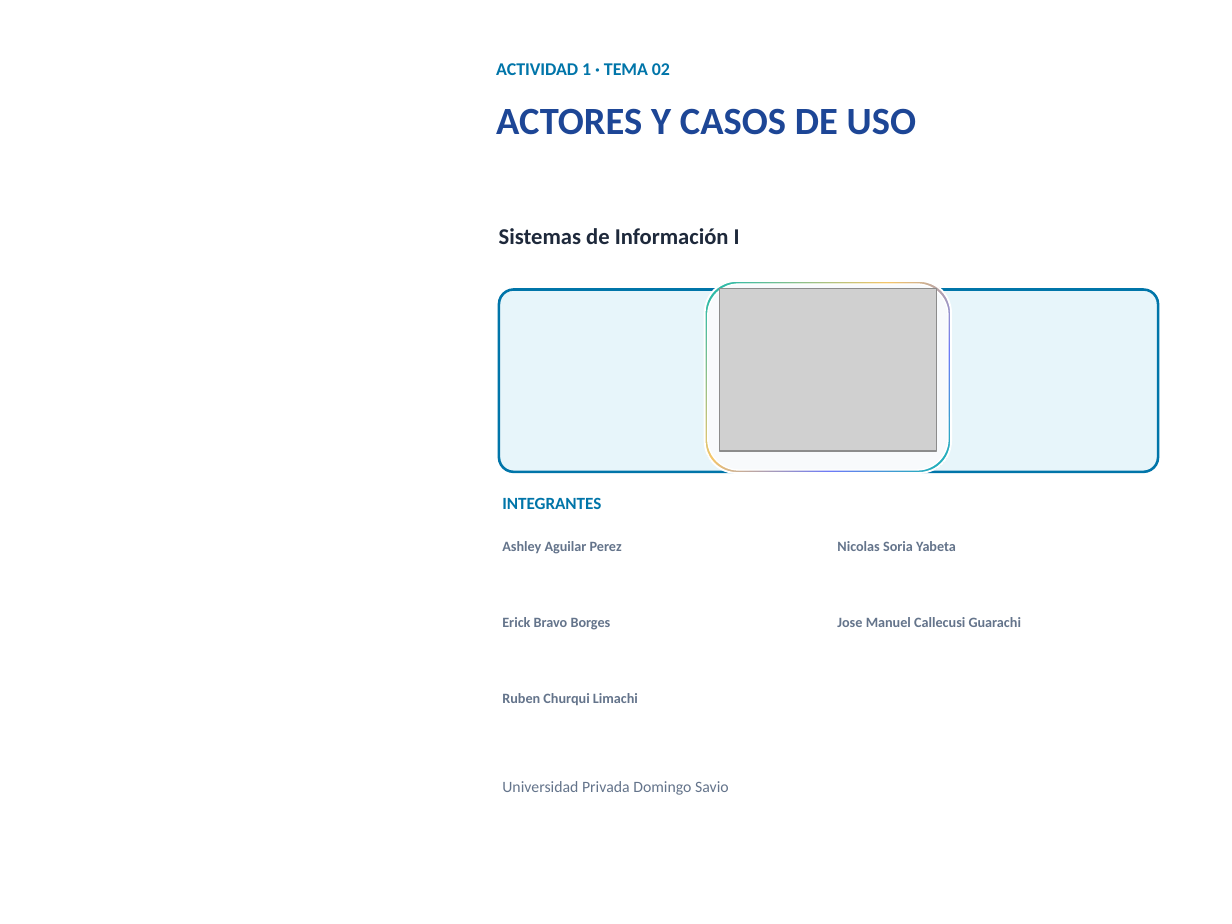
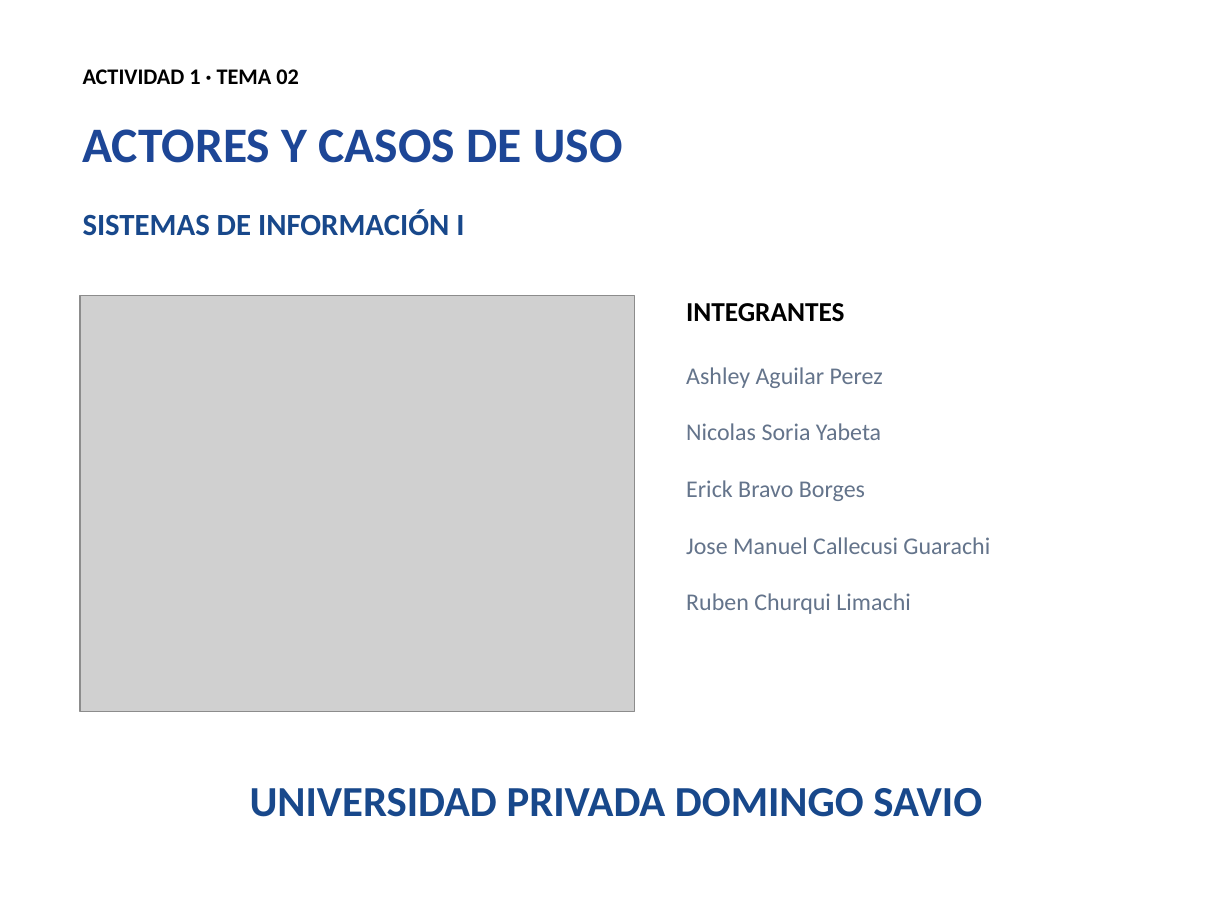
Before and after one commit to erickbravob/sistemas-informacion-i, a slide deck: slide 1 of materiales/actividad-1/tema-02-actores-casos-v9.pptx. Drawn at 1232x924 pixels with LibreOffice and Linux fonts; fonts in the diff are those of the drawing; grey boxes stand for pictures; background and template pictures are left out. Boxes give left, top, right and bottom in pixels: in the first picture for what was removed or moved away, otherwise in the second. Text is boxed around its words. In the diff, an @@ line names an element or a change of style, - is before the commit and + after.

Commit message:
Mejora portadas y referencias de actividad 1

```diff
--- a/materiales/actividad-1/tema-02-actores-casos-v9.pptx
+++ b/materiales/actividad-1/tema-02-actores-casos-v9.pptx
@@ text "ACTIVIDAD 1 · TEMA 02": place and size @@
-text "ACTIVIDAD 1 · TEMA 02" at [496, 63, 670, 75]
+text "ACTIVIDAD 1 · TEMA 02" at [83, 69, 299, 84]
@@ text "ACTIVIDAD 1 · TEMA 02" at [83, 69, 299, 84]: size 10.5 to 13 pt, text colour #0075A9 to #000000; vertical alignment top to middle @@
@@ text "ACTORES Y CASOS DE USO": place and size @@
-text "ACTORES Y CASOS DE USO" at [496, 108, 916, 135]
+text "ACTORES Y CASOS DE USO" at [83, 129, 622, 163]
@@ text "ACTORES Y CASOS DE USO" at [83, 129, 622, 163]: size 22.5 to 29 pt; vertical alignment top to middle @@
@@ text "SISTEMAS DE INFORMACIÓN I" at [83, 209, 464, 236]: vertical alignment top to middle @@
@@ text at [83, 209, 464, 236]: text changed; size 13.2 to 18 pt; text colour #1E293B to #18488B @@
-Sistemas de Información I
+SISTEMAS DE INFORMACIÓN I
@@ picture at [80, 296, 634, 712]: rotation 0 to 270 degrees @@
@@ rounded rectangle removed at [499, 290, 1158, 472] @@
@@ text "INTEGRANTES": place and size @@
-text "INTEGRANTES" at [502, 497, 601, 509]
+text "INTEGRANTES" at [686, 303, 844, 322]
@@ text "INTEGRANTES" at [686, 303, 844, 322]: size 10 to 16 pt, text colour #0075A9 to #000000; vertical alignment top to middle @@
@@ rounded rectangle removed at [705, 281, 951, 473] @@
@@ rounded rectangle removed at [708, 285, 949, 471] @@
@@ text "Ashley Aguilar Perez": place and size @@
-text "Ashley Aguilar Perez" at [502, 541, 622, 554]
+text "Ashley Aguilar Perez" at [686, 367, 883, 388]
@@ text "Nicolas Soria Yabeta": place and size @@
-text "Nicolas Soria Yabeta" at [837, 541, 956, 551]
+text "Nicolas Soria Yabeta" at [686, 423, 881, 440]
@@ text "Erick Bravo Borges": place and size @@
-text "Erick Bravo Borges" at [502, 617, 611, 630]
+text "Erick Bravo Borges" at [686, 480, 865, 501]
@@ text "Jose Manuel Callecusi Guarachi": place and size @@
-text "Jose Manuel Callecusi Guarachi" at [837, 617, 1021, 627]
+text "Jose Manuel Callecusi Guarachi" at [686, 537, 990, 554]
@@ size 8.3 to 14 pt, bold off; vertical alignment top to middle in 5 elements at [686, 537, 990, 554], [686, 423, 881, 440], [686, 367, 883, 388], [686, 480, 865, 501], [686, 593, 910, 614] @@
@@ text "Ruben Churqui Limachi": place and size @@
-text "Ruben Churqui Limachi" at [502, 693, 638, 705]
+text "Ruben Churqui Limachi" at [686, 593, 910, 614]
@@ text "UNIVERSIDAD PRIVADA DOMINGO SAVIO" at [250, 788, 982, 817]: vertical alignment top to middle @@
@@ text at [250, 788, 982, 817]: text changed; size 9.2 to 25 pt; text colour #64748B to #18488B; bold on @@
-Universidad Privada Domingo Savio
+UNIVERSIDAD PRIVADA DOMINGO SAVIO
```
Also in this commit, not shown: 1 other slide changed, 4 other files.
